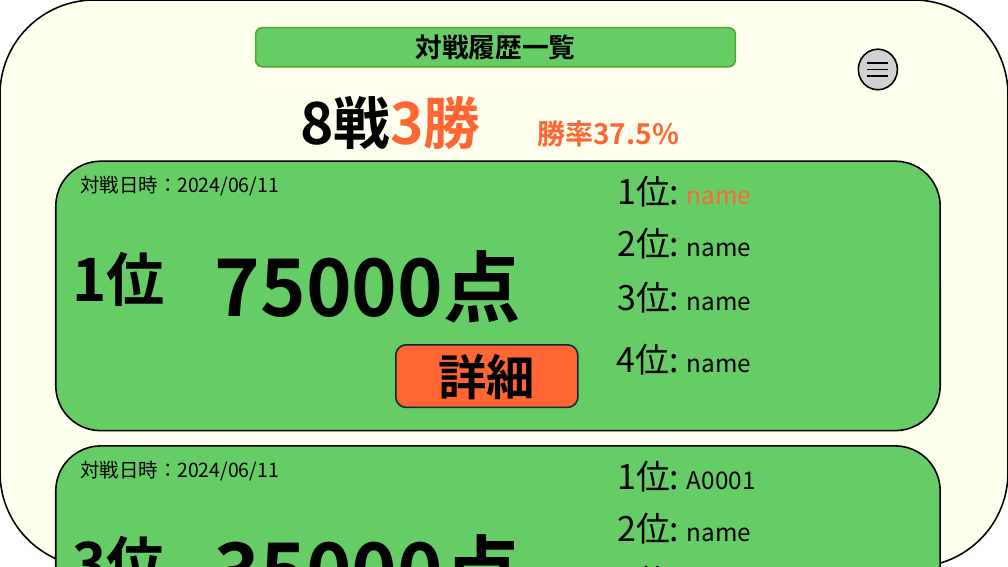
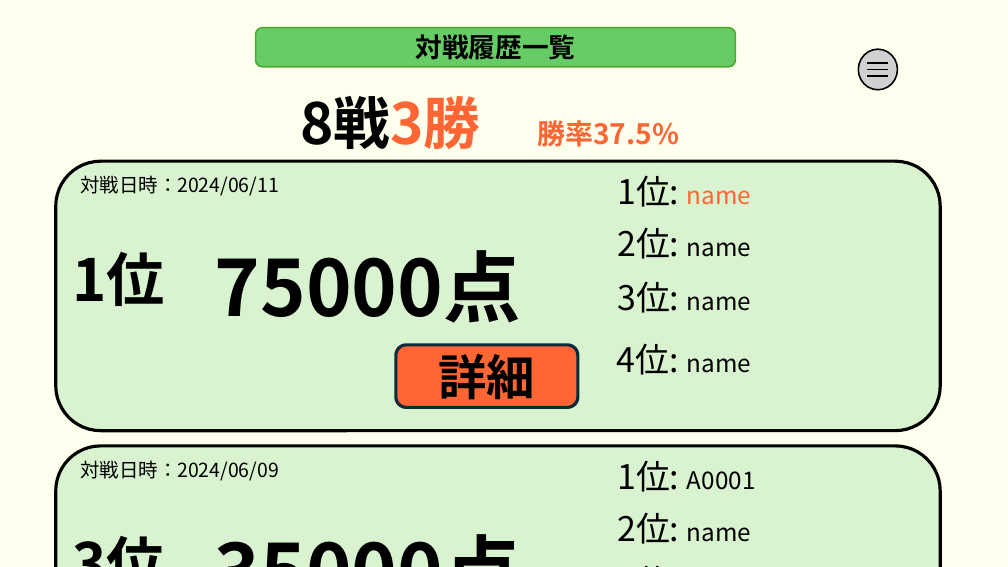
Before and after one commit to plusdojo2024/B5, a slide deck: slide 20 of doc/02_外部設計/外部設計_麻雀アプリ.pptx. Drawn at 1008x567 pixels with LibreOffice and Linux fonts; fonts in the diff are those of the drawing. Boxes give left, top, right and bottom in pixels: in the first picture for what was removed or moved away, otherwise in the second. Text is boxed around its words. In the diff, an @@ line names an element or a change of style, - is before the commit and + after.

```diff
--- a/doc/02_外部設計/外部設計_麻雀アプリ.pptx
+++ b/doc/02_外部設計/外部設計_麻雀アプリ.pptx
@@ background #FFFFFF to #FFFFEE @@
@@ rounded rectangle removed at box(0, 0, 1008, 567) @@
@@ rounded rectangle at box(56, 161, 941, 430): fill #66CC66 to #D9F2D0; outline #000000 1.5 pt to #000000 3 pt @@
@@ rounded rectangle "詳細" at box(396, 345, 578, 408): outline #092A39 1.5 pt to #092A39 3 pt @@
@@ rounded rectangle at box(56, 446, 941, 567): fill #66CC66 to #D9F2D0; outline #000000 1.5 pt to #000000 3 pt @@
@@ text at box(80, 460, 278, 481): text changed @@
-対戦日時：2024/06/11
+対戦日時：2024/06/09
```
Also in this commit, not shown: 20 other slides changed, 3 slides added, 3 other files.
